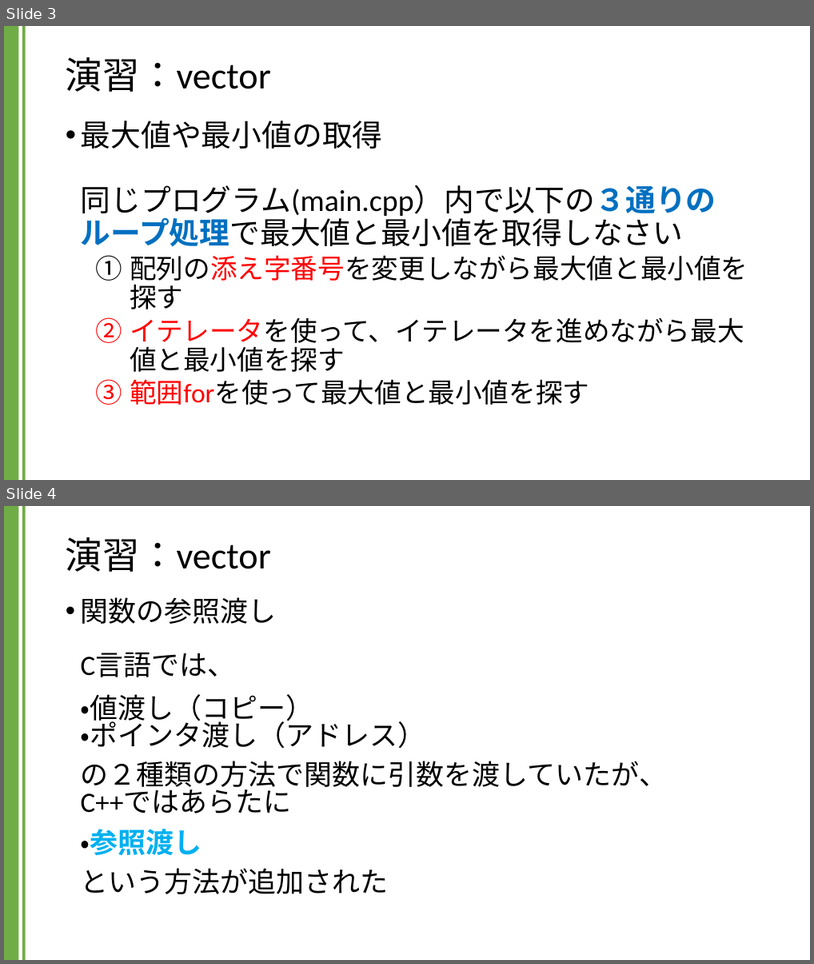
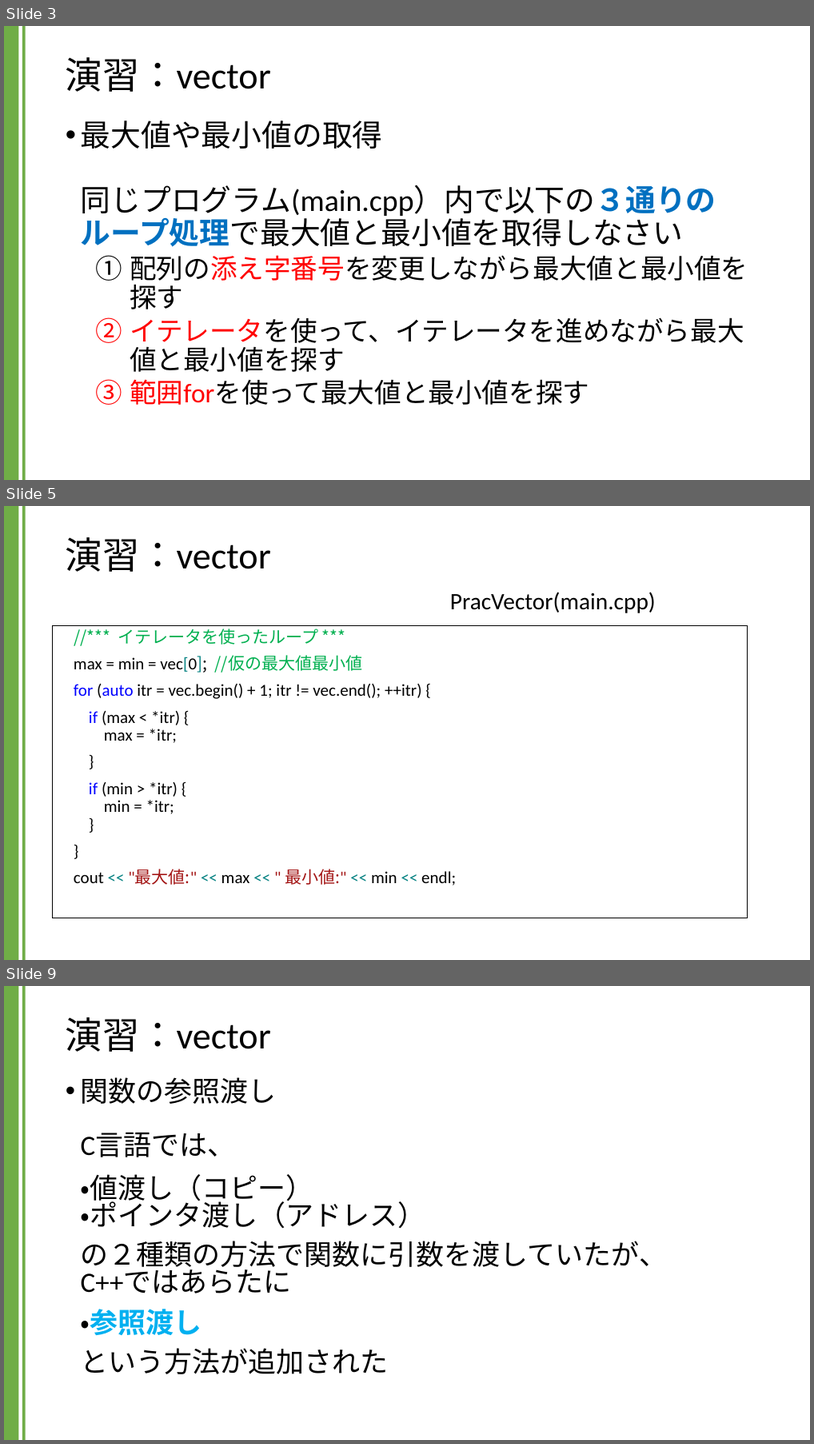
Before and after one commit to kic-murata/cpp2024, a slide deck: 授業資料/演習課題：vector.pptx. Shown one above the other, each under a label of ours: slides 3 and 4 before the commit, slides 3, 5 and 9 after it; the slides between them are not shown. The pictures are 814x964 and 814x1444 pixels, drawn with LibreOffice and Linux fonts; fonts in the diff are those of the drawing. Boxes give left, top, right and bottom in pixels: in the first picture for what was removed or moved away, otherwise in the second. Text is boxed around its words. In the diff, an @@ line names an element or a change of style, - is before the commit and + after.

```diff
--- a/授業資料/演習課題：vector.pptx
+++ b/授業資料/演習課題：vector.pptx
@@ slide 5 added at box(4, 506, 810, 960), background #FFFFFF; not listed: 2 template elements that a slide beside it also shows @@
@@ title added at box(66, 537, 271, 572), 44 pt, text #000000 @@
+演習：vector
@@ text added at box(450, 592, 656, 613), 28 pt, text #000000 @@
+PracVector(main.cpp)
@@ text added at box(52, 626, 748, 918), fill #FFFFFF, outline #000000 0.75 pt, 20 pt, text #000000 @@
+//*** イテレータを使ったループ ***
+max = min = vec[0]; //仮の最大値最小値
+for (auto itr = vec.begin() + 1; itr != vec.end(); ++itr) {
+if (max < *itr) {
+max = *itr;
+}
+if (min > *itr) {
+min = *itr;
+}
+}
+cout << "最大値:" << max << " 最小値:" << min << endl;
@@ what was slide 4 is now slide 9 @@
```
Also in this commit, not shown: 2 slides changed, 6 other slides added.
